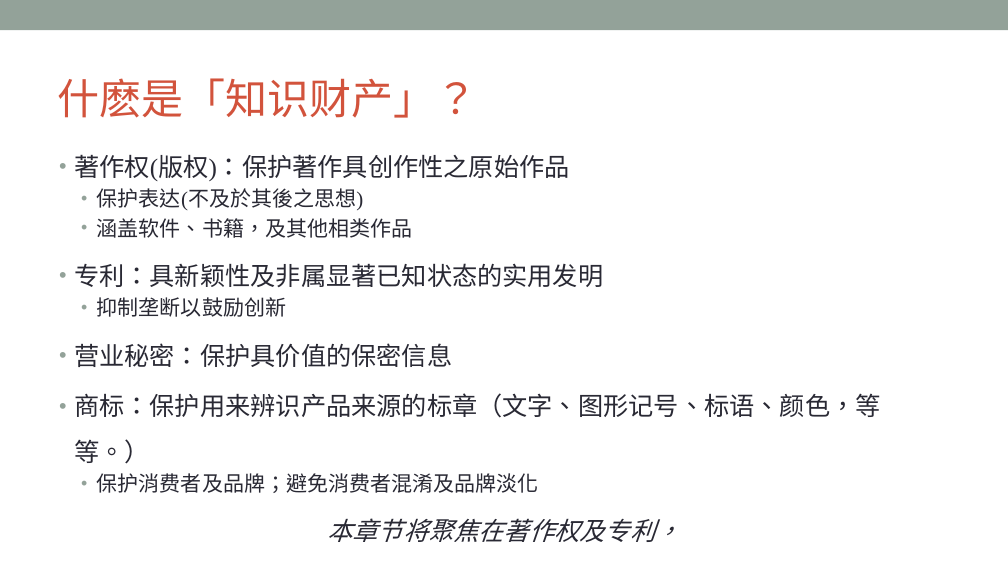
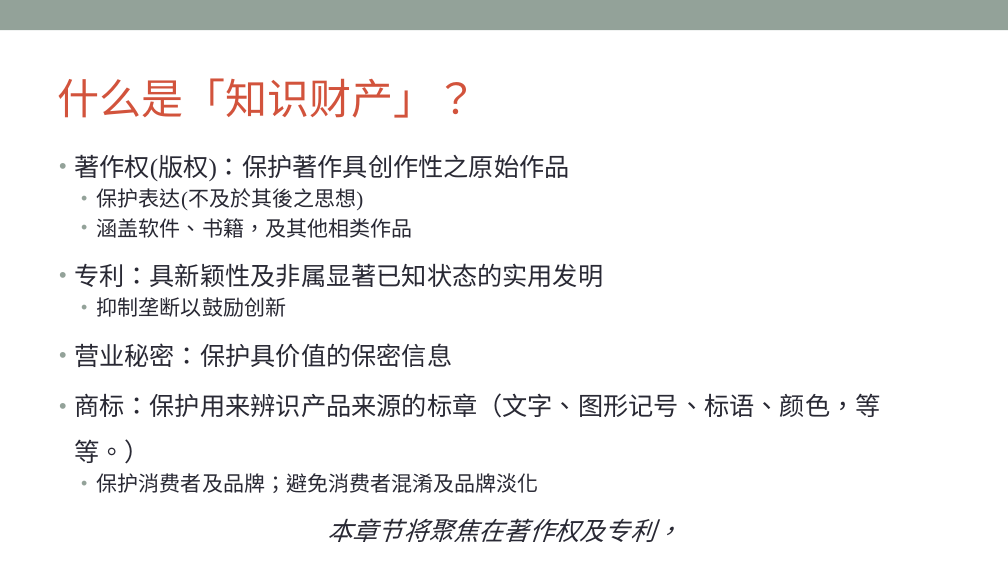
Before and after one commit to OpenChain-Project/Curriculum-Translation-zh-Hans, a slide deck: slide 6 of openchain-curriculum-for-1-1_Simplified Chinese.pptx. Drawn at 1008x567 pixels with LibreOffice and Linux fonts; fonts in the diff are those of the drawing; background and template pictures are left out. Boxes give left, top, right and bottom in pixels: in the first picture for what was removed or moved away, otherwise in the second. Text is boxed around its words. In the diff, an @@ line names an element or a change of style, - is before the commit and + after.

Commit message:
update ppt to replace 什麽 to 什么

```diff
--- a/openchain-curriculum-for-1-1_Simplified Chinese.pptx
+++ b/openchain-curriculum-for-1-1_Simplified Chinese.pptx
@@ title at (58, 78, 478, 118): text changed @@
-什麽是「知识财产」？
+什么是「知识财产」？
```
Also in this commit, not shown: 11 other slides changed.
